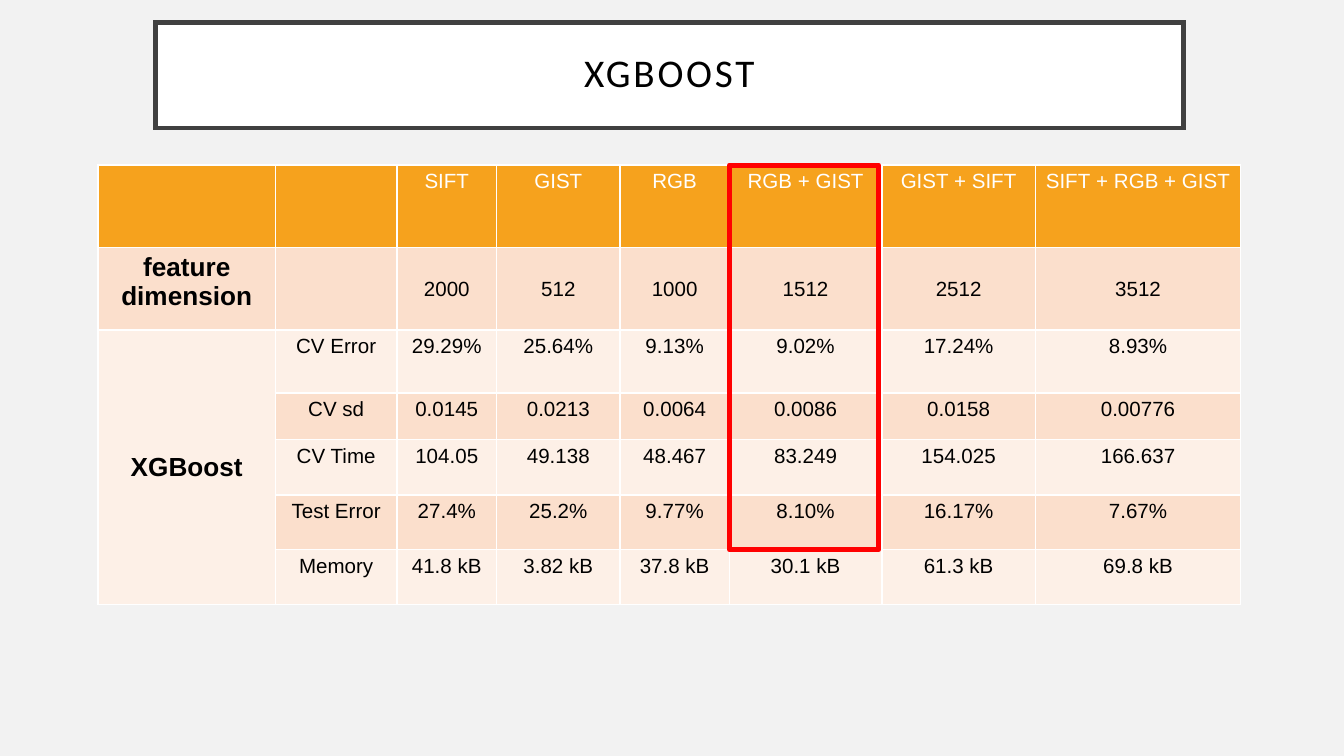
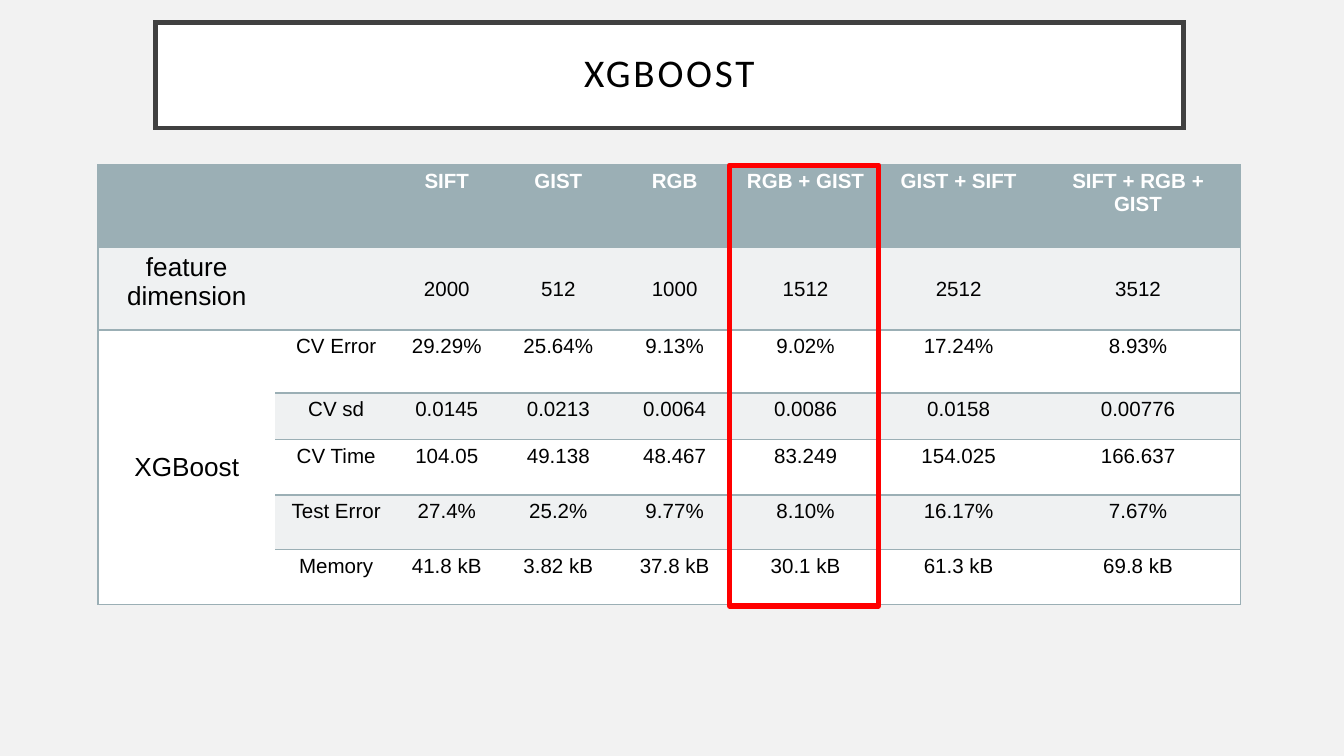
Before and after one commit to JingyiWang3/Predictive-Analytics-on-Image-Data, a slide deck: slide 17 of doc/Group9_Presentation.pptx. Drawn at 1344x756 pixels with LibreOffice and Linux fonts; fonts in the diff are those of the drawing. Boxes give left, top, right and bottom in pixels: in the first picture for what was removed or moved away, otherwise in the second. Text is boxed around its words. In the diff, an @@ line names an element or a change of style, - is before the commit and + after.

```diff
--- a/doc/Group9_Presentation.pptx
+++ b/doc/Group9_Presentation.pptx
@@ table at bbox=[98, 165, 1239, 606] @@
@@ fill #F6A21D to #9BAFB5 in row 1 @@
@@ fill #FBE0CD to #EFF2F3 in 22 cells @@
@@ fill #FDF0E8 to #FFFFFF in 22 cells @@
@@ bold on in "SIFT", "GIST", "RGB", "RGB + GIST" and 2 more places @@
@@ bold off in "feature dimension", "XGBoost" @@
@@ borders changed @@
@@ rectangle: place and size @@
-rectangle at bbox=[730, 165, 879, 550]
+rectangle at bbox=[730, 165, 879, 606]
```
Also in this commit, not shown: 3 other slides changed.
